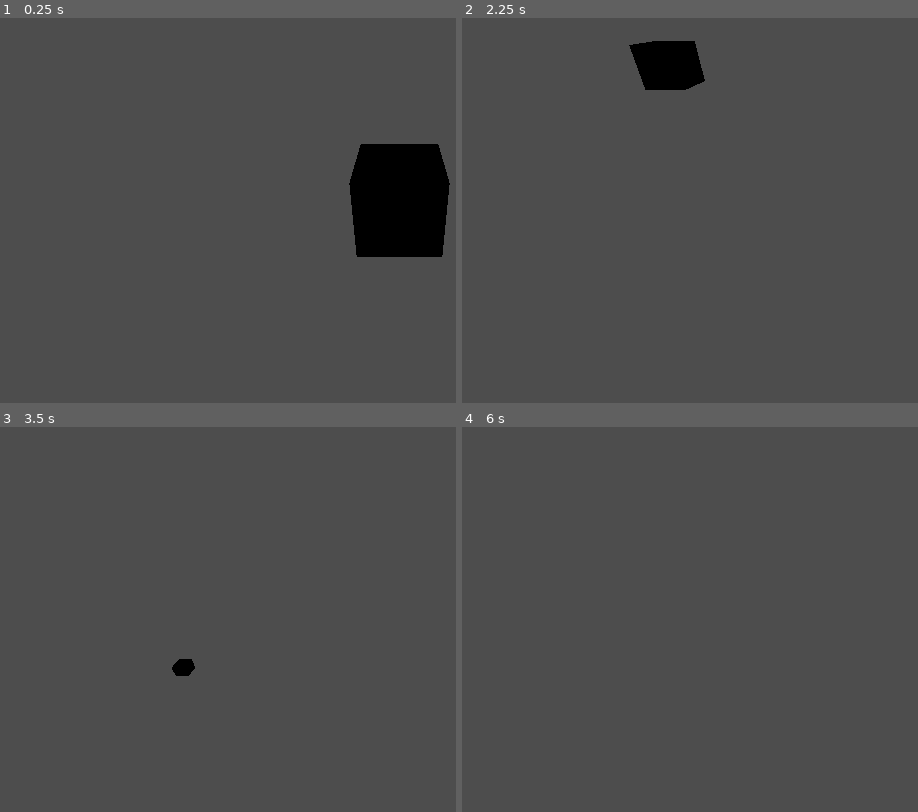
Above: before the commit, frames 1-4 (two rows, left to right).
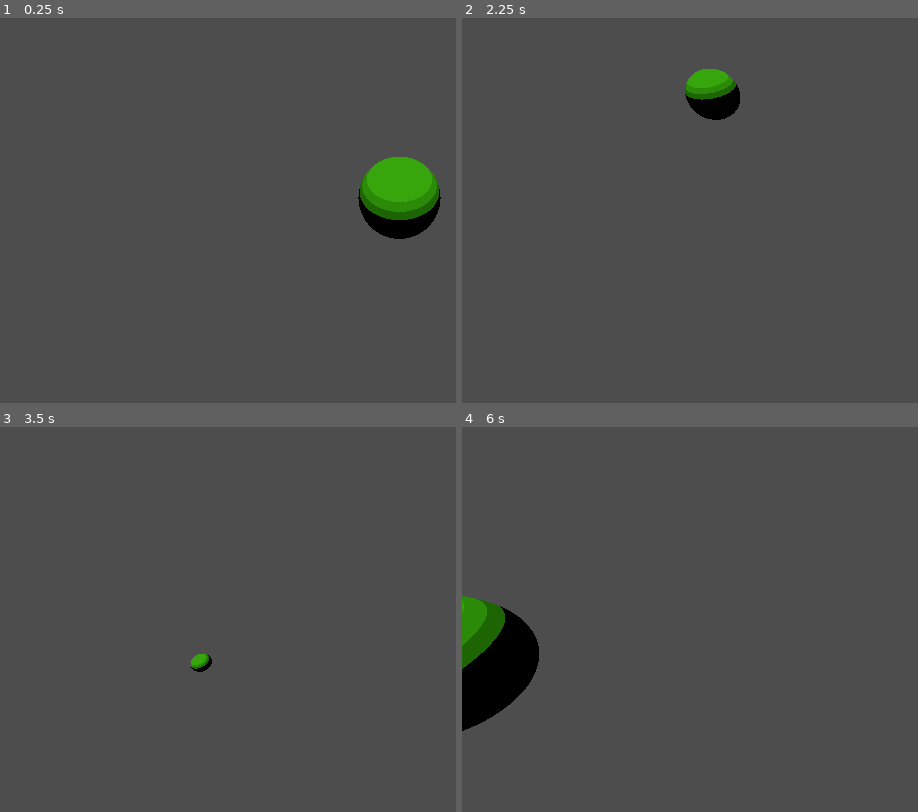
Above: after the commit, the same moments.

Repository: ktosox/StyleCopy
Game: Godot game, scene res://StyleScenes/Test/example.tscn
Two runs of this game, one before a commit and one after it. Both use one fixed random seed, a clock stepped at 60 frames per second and the inputs below. The project has no main scene, so this scene is started directly.
Inputs:
- Up to frame 1 (0.25 s): no input
- Up to frame 2 (2.25 s): tap Enter (reset) at 0.5, 1.25, 2 s; hold D (right) 0.53-1.28 s; hold W (in) 0.53-1.28 s; hold Shift (down) 1.28-2.03 s; tap W (in) at 1.35 s; hold D (right) from 2.03 s (still down); hold Down (out) from 2.03 s (still down)
- Up to frame 3 (3.5 s): tap W (in) at 2.3, 2.85 s; release D (right) at 2.78 s; release Down (out) at 2.78 s; hold Space (up) from 2.78 s (still down)
- Up to frame 4 (6 s): release Space (up) at 3.53 s; hold W (in) 3.53-4.28 s; hold Left (left) 3.53-5.03 s; tap Down (out) at 4.35 s; tap W (in) at 4.55, 5.85 s; tap Enter (reset) at 5, 5.75 s; hold Shift (down) 5.03-5.78 s; hold W (in) 5.03-5.78 s; hold D (right) from 5.78 s (still down)

The runs differ from the first frame. In frame 1, 5.1% of the frame differs, in the area x 76-99%, y 32-63%; in frame 2, 2.8%; in frame 3, 0.3%; in frame 4, 4.3%.

Commit message:
chekcing out a shader found online

Diff:
--- a/Project/AdminStuff/camera_controller.gd
+++ b/Project/AdminStuff/camera_controller.gd
@@ -2,7 +2,7 @@
 
 @onready var initalCameraState = global_transform
 
-@export var speed = 24.0
+@export var speed = 15.0
 
 # Called when the node enters the scene tree for the first time.
 func _ready():
--- /dev/null
+++ b/Project/Resources/Shaders/flexible_toon_shader.gdshader
@@ -0,0 +1,102 @@
+shader_type spatial;
+
+//render_mode ambient_light_disabled;
+
+
+uniform vec4 albedo : source_color = vec4(1.0f);
+uniform sampler2D albedo_texture : source_color;
+uniform bool clamp_diffuse_to_max = false;
+
+uniform int cuts : hint_range(1, 8) = 3;
+uniform float wrap : hint_range(-2.0f, 2.0f) = 0.0f;
+uniform float steepness : hint_range(1.0f, 8.0f) = 1.0f;
+
+uniform bool use_attenuation = true;
+
+uniform bool use_specular = true;
+uniform float specular_strength : hint_range(0.0f, 1.0f) = 1.0f;
+uniform float specular_shininess : hint_range(0.0f, 32.0f) = 16.0f;
+uniform sampler2D specular_map : source_color;
+
+uniform bool use_rim = true;
+uniform float rim_width : hint_range(0.0f, 16.0f) = 8.0f;
+uniform vec4 rim_color : source_color = vec4(1.0f);
+
+uniform bool use_ramp = false;
+uniform sampler2D ramp : source_color;
+
+uniform bool use_borders = false;
+uniform float border_width = 0.01f;
+
+varying vec3 vertex_pos;
+varying vec3 normal;
+
+float split_specular(float specular) {
+	return step(0.5f, specular);
+}
+
+void vertex() {
+	vertex_pos = VERTEX;
+	normal = NORMAL;
+}
+
+void fragment() {
+	ALBEDO = albedo.rgb * texture(albedo_texture, UV).rgb;
+}
+
+void light() {
+	// Attenuation.
+	float attenuation = 1.0f;
+	if (use_attenuation) {
+		attenuation = ATTENUATION;
+	}
+
+	// Diffuse lighting.
+	float NdotL = dot(NORMAL, LIGHT);
+	float diffuse_amount = NdotL + (attenuation - 1.0) + wrap;
+	//float diffuse_amount = NdotL * attenuation + wrap;
+	diffuse_amount *= steepness;
+	float cuts_inv = 1.0f / float(cuts);
+	float diffuse_stepped = clamp(diffuse_amount + mod(1.0f - diffuse_amount, cuts_inv), 0.0f, 1.0f);
+
+	// Calculate borders.
+	float border = 0.0f;
+	if (use_borders) {
+		float corr_border_width = length(cross(NORMAL, LIGHT)) * border_width * steepness;
+		border = step(diffuse_stepped - corr_border_width, diffuse_amount)
+				 - step(1.0 - corr_border_width, diffuse_amount);
+	}
+
+	// Apply diffuse result to different styles.
+	vec3 diffuse = ALBEDO.rgb * LIGHT_COLOR / PI;
+	if (use_ramp) {
+		diffuse *= texture(ramp, vec2(diffuse_stepped * (1.0f - border), 0.0f)).rgb;
+	} else {
+		diffuse *= diffuse_stepped * (1.0f - border);
+	}
+
+	if (clamp_diffuse_to_max) {
+		// Clamp diffuse to max for multiple light sources.
+		DIFFUSE_LIGHT = max(DIFFUSE_LIGHT, diffuse);
+	} else {
+		DIFFUSE_LIGHT += diffuse;
+	}
+
+	// Specular lighting.
+	if (use_specular) {
+		vec3 H = normalize(LIGHT + VIEW);
+		float NdotH = dot(NORMAL, H);
+		float specular_amount = max(pow(NdotH, specular_shininess*specular_shininess), 0.0f)
+							    * texture(specular_map, UV).r
+								* attenuation;
+		specular_amount = split_specular(specular_amount);
+		SPECULAR_LIGHT += specular_strength * specular_amount * LIGHT_COLOR;
+	}
+
+	// Simple rim lighting.
+	if (use_rim) {
+		float NdotV = dot(NORMAL, VIEW);
+		float rim_light = pow(1.0 - NdotV, rim_width);
+		SPECULAR_LIGHT += rim_light * rim_color.rgb * rim_color.a * LIGHT_COLOR / PI; //Changed DIFFUSE_LIGHT to SPECULAR_LIGHT while migrating for similar result
+	}
+}
--- /dev/null
+++ b/Project/Resources/Shaders/flexible_toon_shader.tres
@@ -0,0 +1,22 @@
+[gd_resource type="ShaderMaterial" load_steps=2 format=3 uid="uid://f2yysdxut23w"]
+
+[ext_resource type="Shader" path="res://Resources/Shaders/flexible_toon_shader.gdshader" id="1_xwej3"]
+
+[resource]
+render_priority = 0
+shader = ExtResource("1_xwej3")
+shader_parameter/albedo = Color(0.552941, 0.827451, 0.25098, 1)
+shader_parameter/clamp_diffuse_to_max = false
+shader_parameter/cuts = 3
+shader_parameter/wrap = 0.585
+shader_parameter/steepness = 1.63
+shader_parameter/use_attenuation = true
+shader_parameter/use_specular = true
+shader_parameter/specular_strength = 1.0
+shader_parameter/specular_shininess = 16.0
+shader_parameter/use_rim = false
+shader_parameter/rim_width = 8.0
+shader_parameter/rim_color = Color(1, 1, 1, 1)
+shader_parameter/use_ramp = false
+shader_parameter/use_borders = false
+shader_parameter/border_width = 0.01
--- a/Project/StyleScenes/Test/example.tscn
+++ b/Project/StyleScenes/Test/example.tscn
@@ -1,8 +1,9 @@
-[gd_scene load_steps=3 format=3 uid="uid://bngefr5cjba48"]
+[gd_scene load_steps=4 format=3 uid="uid://bngefr5cjba48"]
 
 [ext_resource type="PackedScene" uid="uid://c1pbth37pynba" path="res://AdminStuff/camera_controller.tscn" id="1_8m0xf"]
+[ext_resource type="Material" uid="uid://f2yysdxut23w" path="res://Resources/Shaders/flexible_toon_shader.tres" id="2_ucbuu"]
 
-[sub_resource type="BoxMesh" id="BoxMesh_3pvgs"]
+[sub_resource type="SphereMesh" id="SphereMesh_o8jkw"]
 
 [node name="Example" type="Node3D"]
 
@@ -11,4 +12,12 @@
 
 [node name="MeshInstance3D" type="MeshInstance3D" parent="."]
 transform = Transform3D(1, 0, 0, 0, 1, 0, 0, 0, 1, 0, 0, -1)
-mesh = SubResource("BoxMesh_3pvgs")
+mesh = SubResource("SphereMesh_o8jkw")
+surface_material_override/0 = ExtResource("2_ucbuu")
+
+[node name="OmniLight3D" type="OmniLight3D" parent="."]
+transform = Transform3D(1, 0, 0, 0, 1, 0, 0, 0, 1, 0, 4.14471, 0)
+light_color = Color(0.552941, 0.701961, 0.905882, 1)
+light_energy = 2.0
+shadow_enabled = true
+omni_range = 9.0
